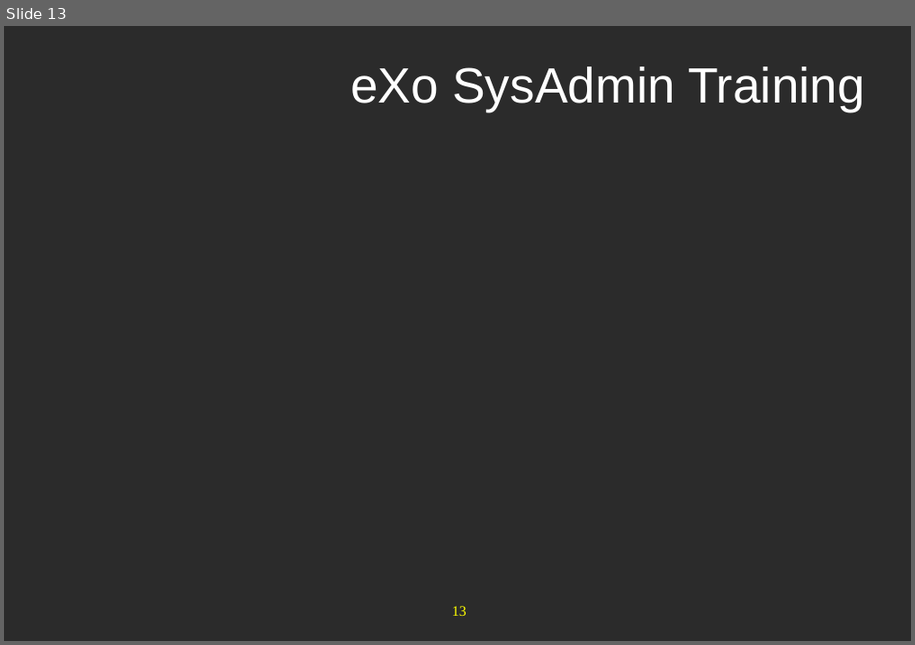
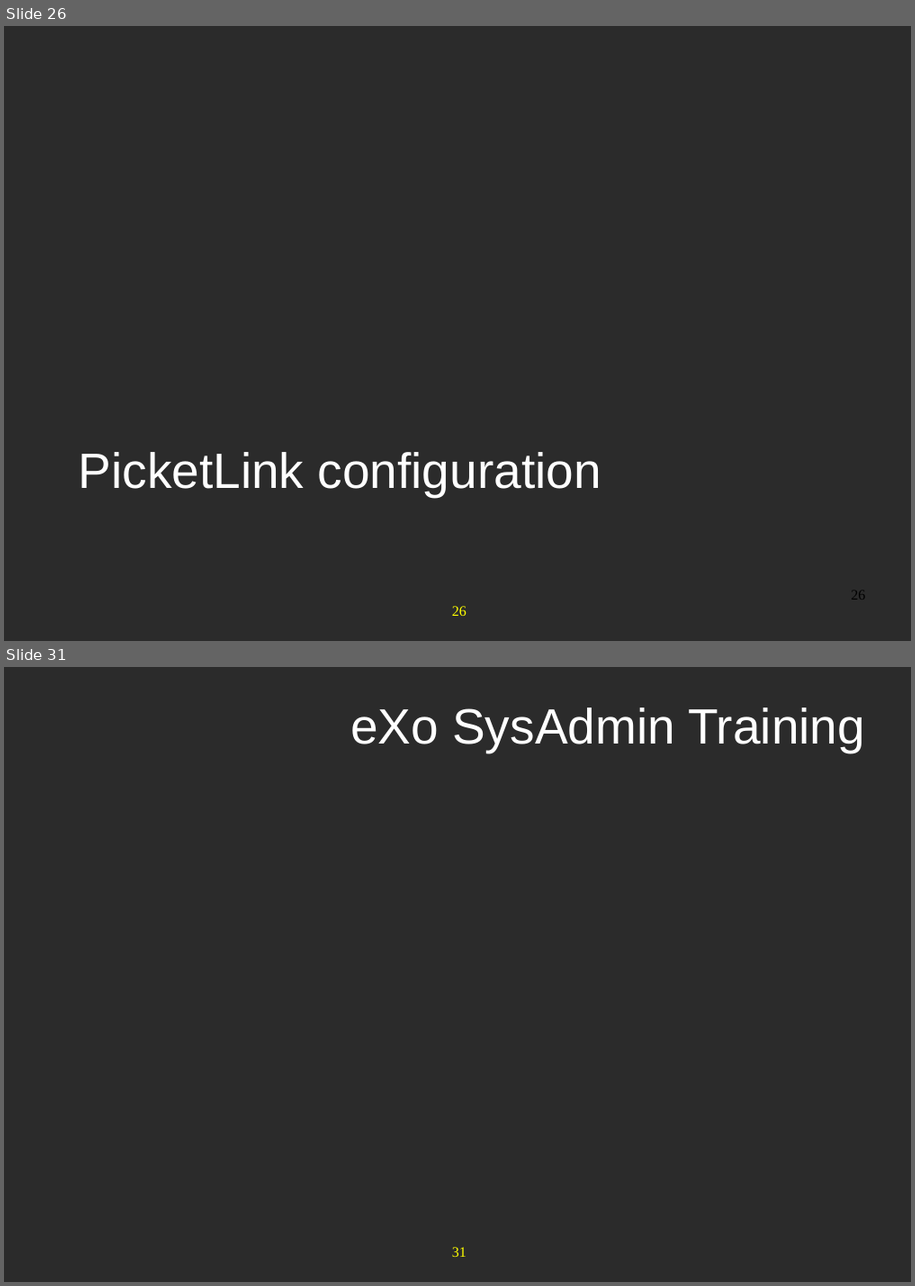
Before and after one commit to anhvurz90/training, a slide deck: exo-sysAdmin/970-LdapConfig-XSys.pptx. Shown one above the other, each under a label of ours: slide 13 before the commit, slides 26 and 31 after it; the slides between them are not shown. The pictures are 915x645 and 915x1286 pixels, drawn with LibreOffice and Linux fonts; fonts in the diff are those of the drawing; background and template pictures are left out; a plain dark background stands for a picture behind light text. Boxes give left, top, right and bottom in pixels: in the first picture for what was removed or moved away, otherwise in the second. Text is boxed around its words. In the diff, an @@ line names an element or a change of style, - is before the commit and + after.

```diff
--- a/exo-sysAdmin/970-LdapConfig-XSys.pptx
+++ b/exo-sysAdmin/970-LdapConfig-XSys.pptx
@@ slide 26 added at [4,26,911,641], background picture (left out); not listed: 1 template element that a slide beside it also shows @@
@@ text added at [79,452,602,497], 48 pt, text #FFFFFF @@
+  PicketLink configuration
@@ page number added at [851,591,865,599], 14 pt, text #000000 @@
+26
@@ what was slide 13 is now slide 31 @@
@@ page number at [452,1247,467,1257]: text changed @@
-13
+31
```
Also in this commit, not shown: 2 slides changed, 17 other slides added.
